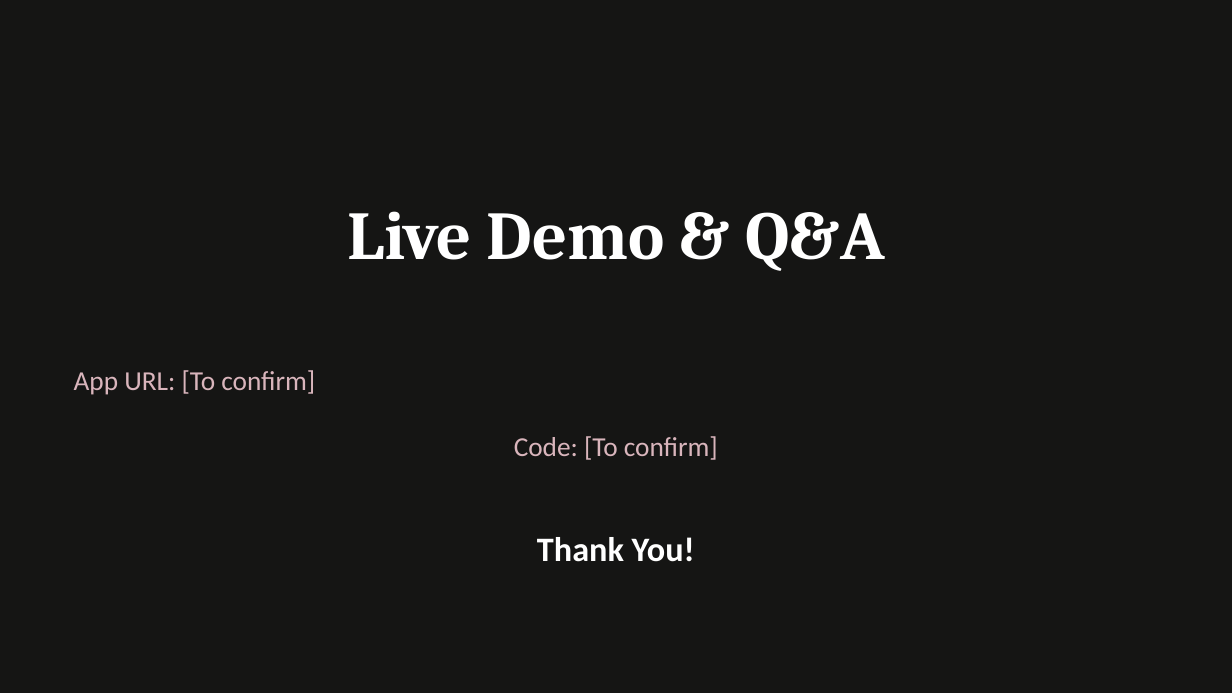
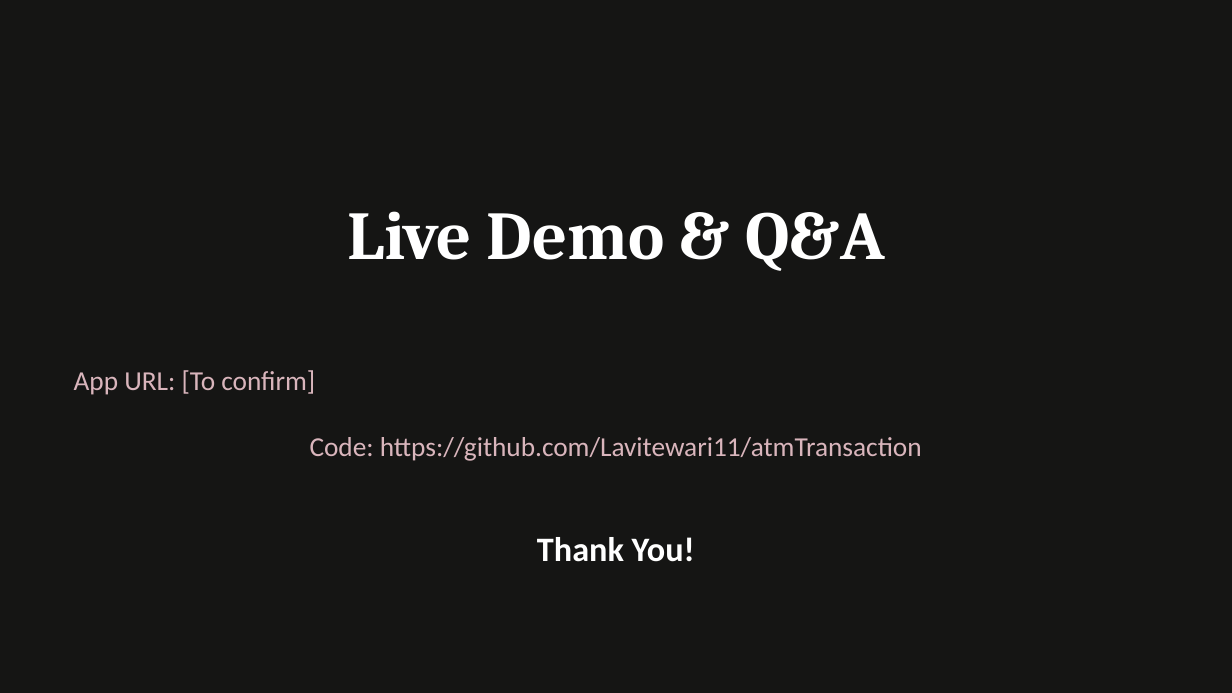
Before and after one commit to Lavitewari11/atmTransaction, a slide deck: slide 11 of docs/p096_Presentation.pptx. Drawn at 1232x693 pixels with LibreOffice and Linux fonts; fonts in the diff are those of the drawing. Boxes give left, top, right and bottom in pixels: in the first picture for what was removed or moved away, otherwise in the second. Text is boxed around its words. In the diff, an @@ line names an element or a change of style, - is before the commit and + after.

Commit message:
Update official ABES Project Document and Presentation with live GitHub repo URL

```diff
--- a/docs/p096_Presentation.pptx
+++ b/docs/p096_Presentation.pptx
@@ text at bbox=[310, 437, 922, 461]: text changed @@
-Code: [To confirm]
+Code: https://github.com/Lavitewari11/atmTransaction
```
Also in this commit, not shown: 3 other files.
